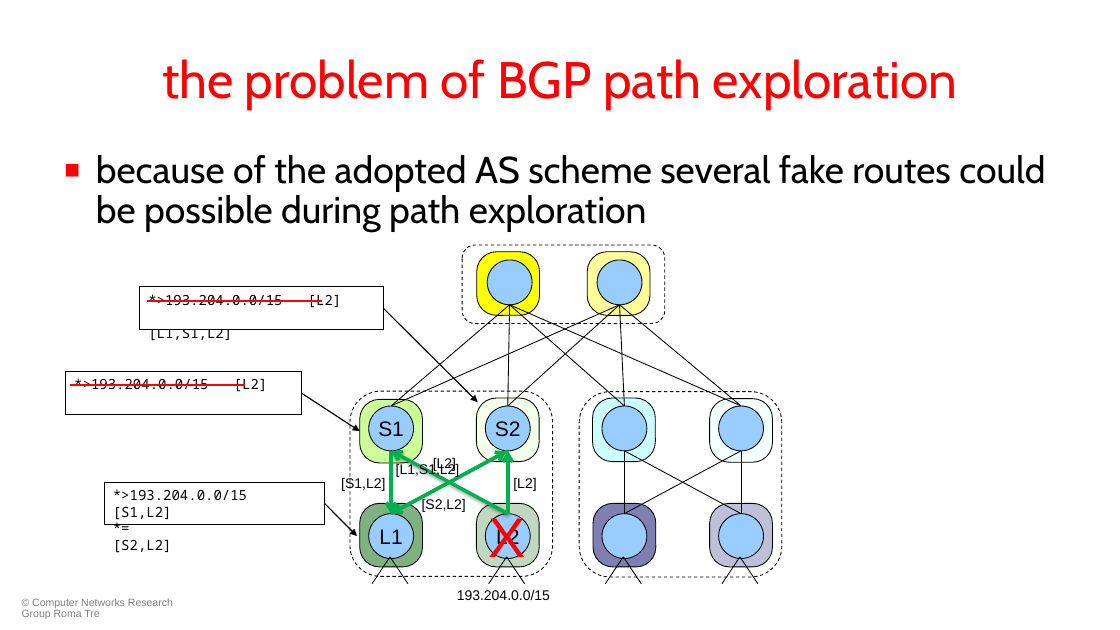
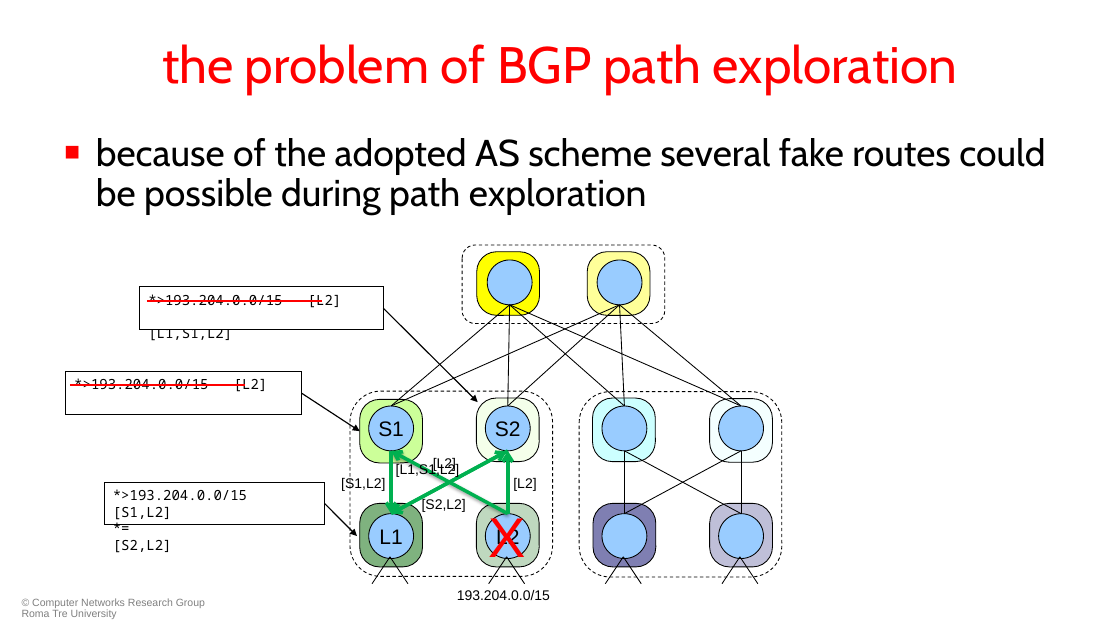
Before and after one commit to KatharaFramework/Kathara-Labs, a slide deck: slide 14 of main-labs/data-center-routing/data-center-bgp/051-kathara-lab_data-center-bgp.pptx. Drawn at 1120x630 pixels with LibreOffice and Linux fonts; fonts in the diff are those of the drawing; background and template pictures are left out. Boxes give left, top, right and bottom in pixels: in the first picture for what was removed or moved away, otherwise in the second. Text is boxed around its words. In the diff, an @@ line names an element or a change of style, - is before the commit and + after.

```diff
--- a/main-labs/data-center-routing/data-center-bgp/051-kathara-lab_data-center-bgp.pptx
+++ b/main-labs/data-center-routing/data-center-bgp/051-kathara-lab_data-center-bgp.pptx
@@ title "the problem of BGP path ...": place and size @@
-title "the problem of BGP path ..." at bbox=[162, 59, 957, 109]
+title "the problem of BGP path ..." at bbox=[162, 44, 957, 94]
@@ text "because of the adopted AS ...": place and size @@
-text "because of the adopted AS ..." at bbox=[96, 155, 1045, 232]
+text "because of the adopted AS ..." at bbox=[96, 138, 1045, 215]
@@ text at bbox=[22, 598, 205, 619]: text changed @@
-© Computer Networks Research Group Roma Tre
+© Computer Networks Research Group Roma Tre University
```
Also in this commit, not shown: 39 other slides changed, 1 slide removed, 4 other files.
